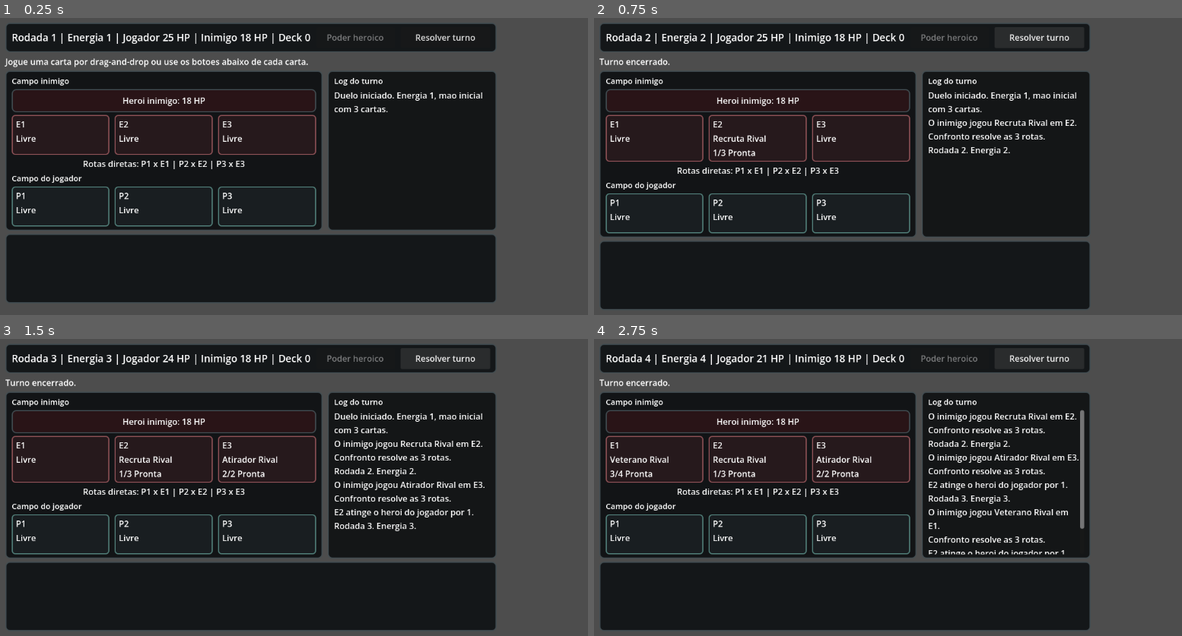
Above: before the commit, frames 1-4 (two rows, left to right).
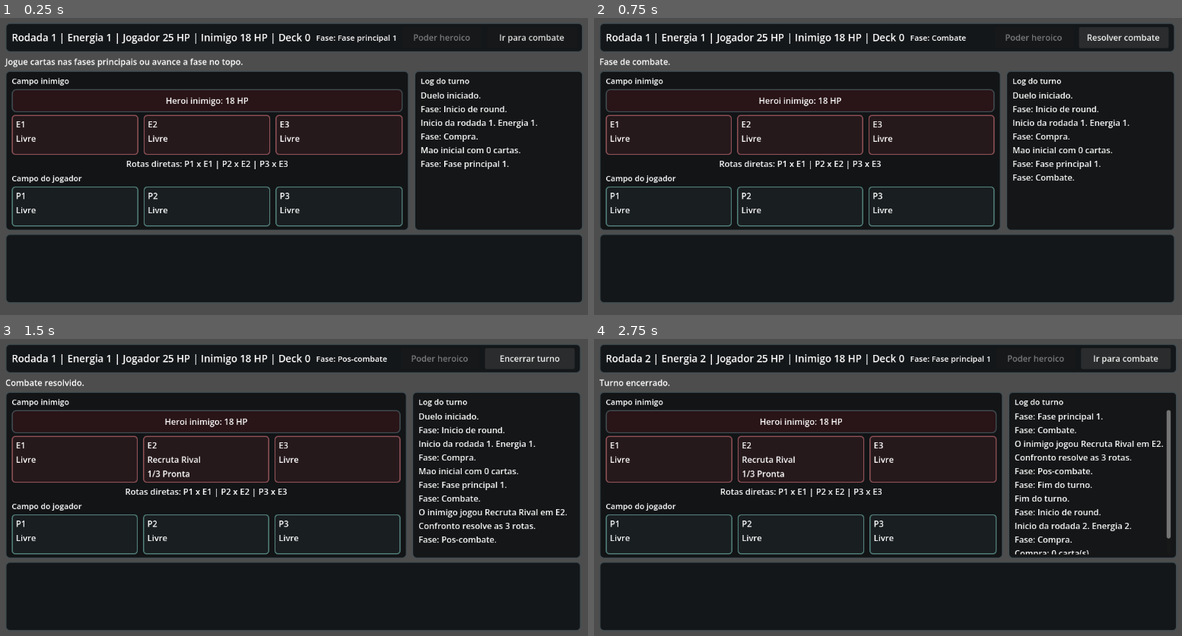
Above: after the commit, the same moments.

Repository: Bournellis/Studio
Game: Godot game, scene res://modes/battle/battle.tscn
Two runs of this game, one before a commit and one after it. Both use one fixed random seed, a clock stepped at 60 frames per second and the inputs below. This scene is started directly instead of the project's main scene.
Inputs:
- Up to frame 1 (0.25 s): no input
- Up to frame 2 (0.75 s): click "Resolver turno" (after the commit: "Ir para combate") at 0.5 s
- Up to frame 3 (1.5 s): click "Resolver turno" (after the commit: "Resolver combate") at 1.25 s
- Up to frame 4 (2.75 s): click "Resolver turno" (after the commit: "Encerrar turno") at 2 s

The runs differ from the first frame. In frame 1, 18% of the frame differs, in the area x 5-99%, y 2-96%; in frame 2, 24%, in the area x 0-99%, y 2-98%; in frame 3, 20%; in frame 4, 21%.

Commit message:
Implement RPG Turnos Cardgame Core Pass 02: explicit phase state machine
Battle engine now tracks explicit phases (round_start, draw, main_1,
combat, main_2, turn_end) with configurable phase sequences for future
variants. Automatic phases (round_start, draw, turn_end) resolve without
input; interactive phases (main_1, combat, main_2) advance through
player action.

Combat UI exposes the current phase and adapts the main action button
by phase. Card play and hero power are blocked outside main phases in
this prototype pass.

Diff:
--- a/Projetos/rpg-turnos/battle/battle_engine.gd
+++ b/Projetos/rpg-turnos/battle/battle_engine.gd
@@ -4,6 +4,21 @@
 const HAND_SIZE: int = 3
 const SLOT_COUNT: int = 3
 const ENERGY_CAP: int = 6
+const PHASE_ROUND_START: String = "round_start"
+const PHASE_DRAW: String = "draw"
+const PHASE_MAIN: String = "main"
+const PHASE_MAIN_1: String = "main_1"
+const PHASE_COMBAT: String = "combat"
+const PHASE_MAIN_2: String = "main_2"
+const PHASE_TURN_END: String = "turn_end"
+const DEFAULT_PHASE_SEQUENCE: Array = [
+	PHASE_ROUND_START,
+	PHASE_DRAW,
+	PHASE_MAIN_1,
+	PHASE_COMBAT,
+	PHASE_MAIN_2,
+	PHASE_TURN_END
+]
 
 var round_number: int = 1
 var player_health: int = 25
@@ -17,10 +32,14 @@
 var log_lines: Array[String] = []
 var outcome: String = ""
 var hero_power_used: bool = false
+var phase_sequence: Array[String] = []
+var current_phase: String = PHASE_MAIN_1
 
 var _catalog
-
-func start_battle(catalog, deck_ids: Array) -> void:
+var _phase_index: int = -1
+var _pending_draw_amount: int = HAND_SIZE
+
+func start_battle(catalog, deck_ids: Array, config: Dictionary = {}) -> void:
 	_catalog = catalog
 	round_number = 1
 	player_health = catalog.player_hero.max_health
@@ -34,8 +53,12 @@
 	log_lines = []
 	outcome = ""
 	hero_power_used = false
-	_draw_cards(HAND_SIZE)
-	_log("Duelo iniciado. Energia 1, mao inicial com 3 cartas.")
+	phase_sequence = _phase_sequence_from_config(config)
+	current_phase = ""
+	_phase_index = -1
+	_pending_draw_amount = HAND_SIZE
+	_log("Duelo iniciado.")
+	_enter_next_phase()
 
 func get_state() -> Dictionary:
 	return {
@@ -50,12 +73,16 @@
 		"enemy_slots": enemy_slots.duplicate(true),
 		"log": log_lines.duplicate(),
 		"outcome": outcome,
-		"hero_power_used": hero_power_used
+		"hero_power_used": hero_power_used,
+		"current_phase": current_phase,
+		"phase_sequence": phase_sequence.duplicate()
 	}
 
 func use_player_hero_power() -> Dictionary:
 	if outcome != "":
 		return _fail("A batalha ja terminou.")
+	if not can_play_main_actions():
+		return _fail("Poder heroico so pode ser usado em fase principal neste prototipo.")
 	if hero_power_used:
 		return _fail("Poder heroico ja usado nesta rodada.")
 	if deck.is_empty():
@@ -69,6 +96,8 @@
 func play_card_from_hand(hand_index: int, target: Dictionary) -> Dictionary:
 	if outcome != "":
 		return _fail("A batalha ja terminou.")
+	if not can_play_main_actions():
+		return _fail("Cartas so podem ser jogadas em fase principal neste prototipo.")
 	if hand_index < 0 or hand_index >= hand.size():
 		return _fail("Carta de mao invalida.")
 
@@ -87,24 +116,134 @@
 		return _play_buff_command(hand_index, card, target)
 	return _fail("Tipo de carta ainda nao suportado neste slice.")
 
-func end_player_turn() -> Dictionary:
+func advance_phase() -> Dictionary:
 	if outcome != "":
 		return {"ok": false, "message": "A batalha ja terminou."}
-
-	_run_enemy_phase()
-	_resolve_confrontation()
-	_check_outcome()
-	if outcome == "":
-		round_number += 1
-		energy = min(round_number, ENERGY_CAP)
-		hero_power_used = false
-		_draw_cards(1)
-		_log("Rodada %d. Energia %d." % [round_number, energy])
-	return {"ok": true, "message": "Turno encerrado."}
+	if not _is_player_controlled_phase(current_phase):
+		return _fail("A fase atual resolve automaticamente.")
+
+	var previous_phase: String = current_phase
+	if current_phase == PHASE_COMBAT:
+		_resolve_combat_phase()
+		_check_outcome()
+		if outcome != "":
+			return {"ok": true, "message": "Combate resolvido."}
+
+	_enter_next_phase()
+	return {"ok": true, "message": _phase_advance_message(previous_phase)}
+
+func end_player_turn() -> Dictionary:
+	return advance_phase()
+
+func can_play_main_actions() -> bool:
+	return outcome == "" and current_phase in [PHASE_MAIN, PHASE_MAIN_1, PHASE_MAIN_2]
+
+func get_phase_label() -> String:
+	match current_phase:
+		PHASE_ROUND_START:
+			return "Inicio de round"
+		PHASE_DRAW:
+			return "Compra"
+		PHASE_MAIN:
+			return "Fase principal"
+		PHASE_MAIN_1:
+			return "Fase principal 1"
+		PHASE_COMBAT:
+			return "Combate"
+		PHASE_MAIN_2:
+			return "Pos-combate"
+		PHASE_TURN_END:
+			return "Fim do turno"
+		_:
+			return "Indefinida"
+
+func get_advance_phase_label() -> String:
+	match current_phase:
+		PHASE_MAIN:
+			return "Encerrar turno"
+		PHASE_MAIN_1:
+			return "Ir para combate"
+		PHASE_COMBAT:
+			return "Resolver combate"
+		PHASE_MAIN_2:
+			return "Encerrar turno"
+		_:
+			return "Aguarde"
 
 func force_player_health(value: int) -> void:
 	player_health = value
 	_check_outcome()
+
+func _phase_sequence_from_config(config: Dictionary) -> Array[String]:
+	var configured: Array = Array(config.get("phase_sequence", DEFAULT_PHASE_SEQUENCE))
+	if configured.is_empty():
+		configured = DEFAULT_PHASE_SEQUENCE
+
+	var result: Array[String] = []
+	for phase: Variant in configured:
+		result.append(str(phase))
+	return result
+
+func _enter_next_phase() -> void:
+	if outcome != "":
+		return
+	if phase_sequence.is_empty():
+		phase_sequence = _phase_sequence_from_config({})
+
+	_phase_index += 1
+	if _phase_index >= phase_sequence.size():
+		_phase_index = 0
+
+	current_phase = phase_sequence[_phase_index]
+	_log("Fase: %s." % get_phase_label())
+	_resolve_automatic_phase()
+
+	if outcome == "" and _is_automatic_phase(current_phase):
+		_enter_next_phase()
+
+func _resolve_automatic_phase() -> void:
+	match current_phase:
+		PHASE_ROUND_START:
+			energy = min(round_number, ENERGY_CAP)
+			hero_power_used = false
+			_log("Inicio da rodada %d. Energia %d." % [round_number, energy])
+		PHASE_DRAW:
+			var requested: int = _pending_draw_amount
+			var before_count: int = hand.size()
+			_draw_cards(requested)
+			var drawn: int = hand.size() - before_count
+			if round_number == 1 and before_count == 0:
+				_log("Mao inicial com %d cartas." % drawn)
+			else:
+				_log("Compra: %d carta(s)." % drawn)
+			_pending_draw_amount = 1
+		PHASE_TURN_END:
+			_log("Fim do turno.")
+			round_number += 1
+			_pending_draw_amount = 1
+
+func _is_automatic_phase(phase: String) -> bool:
+	return phase in [PHASE_ROUND_START, PHASE_DRAW, PHASE_TURN_END]
+
+func _is_player_controlled_phase(phase: String) -> bool:
+	return phase in [PHASE_MAIN, PHASE_MAIN_1, PHASE_COMBAT, PHASE_MAIN_2]
+
+func _phase_advance_message(previous_phase: String) -> String:
+	match previous_phase:
+		PHASE_MAIN:
+			return "Turno encerrado."
+		PHASE_MAIN_1:
+			return "Fase de combate."
+		PHASE_COMBAT:
+			return "Combate resolvido."
+		PHASE_MAIN_2:
+			return "Turno encerrado."
+		_:
+			return "Fase avancada."
+
+func _resolve_combat_phase() -> void:
+	_run_enemy_phase()
+	_resolve_confrontation()
 
 func _play_permanent(hand_index: int, card, target: Dictionary) -> Dictionary:
 	var slot_index: int = int(target.get("slot", -1))
--- a/Projetos/rpg-turnos/modes/battle/battle_root.gd
+++ b/Projetos/rpg-turnos/modes/battle/battle_root.gd
@@ -7,6 +7,7 @@
 
 var engine
 var status_label: Label
+var phase_label: Label
 var feedback_label: Label
 var log_label: Label
 var enemy_hero_zone
@@ -51,6 +52,11 @@
 	status_label.add_theme_font_size_override("font_size", 19)
 	header.add_child(status_label)
 
+	phase_label = Label.new()
+	phase_label.custom_minimum_size = Vector2(150, 0)
+	phase_label.add_theme_font_size_override("font_size", 15)
+	header.add_child(phase_label)
+
 	hero_power_button = Button.new()
 	hero_power_button.text = "Poder heroico"
 	hero_power_button.custom_minimum_size = Vector2(150, 40)
@@ -172,8 +178,9 @@
 		engine.enemy_health,
 		engine.deck.size()
 	]
+	phase_label.text = "Fase: %s" % engine.get_phase_label()
 	if last_feedback == "":
-		feedback_label.text = "Jogue uma carta por drag-and-drop ou use os botoes abaixo de cada carta."
+		feedback_label.text = "Jogue cartas nas fases principais ou avance a fase no topo."
 	else:
 		feedback_label.text = last_feedback
 
@@ -189,8 +196,9 @@
 	_rebuild_slot_row(player_slots_box, "player", engine.player_slots)
 	_rebuild_hand()
 	log_label.text = "\n".join(engine.log_lines)
+	end_turn_button.text = engine.get_advance_phase_label()
 	end_turn_button.disabled = engine.outcome != ""
-	hero_power_button.disabled = engine.outcome != "" or engine.hero_power_used or engine.deck.is_empty()
+	hero_power_button.disabled = not engine.can_play_main_actions() or engine.hero_power_used or engine.deck.is_empty()
 
 	if engine.outcome != "":
 		_finish_battle()
@@ -236,7 +244,7 @@
 	call_deferred("_refresh")
 
 func _on_end_turn_pressed() -> void:
-	var result: Dictionary = engine.end_player_turn()
+	var result: Dictionary = engine.advance_phase()
 	_record_action_feedback(result)
 	_refresh()
 
@@ -256,23 +264,23 @@
 	if card.occupies_slot():
 		for lane: int in range(3):
 			var button: Button = _small_action_button("P%d" % (lane + 1))
-			button.disabled = card.cost > engine.energy or engine.player_slots[lane] != null
+			button.disabled = not engine.can_play_main_actions() or card.cost > engine.energy or engine.player_slots[lane] != null
 			button.pressed.connect(_play_hand_card_to_player_slot.bind(hand_index, lane))
 			row.add_child(button)
 	elif card.is_damage_spell():
 		var hero_button: Button = _small_action_button("Heroi")
-		hero_button.disabled = card.cost > engine.energy
+		hero_button.disabled = not engine.can_play_main_actions() or card.cost > engine.energy
 		hero_button.pressed.connect(_play_hand_card_to_enemy_hero.bind(hand_index))
 		row.add_child(hero_button)
 		for lane: int in range(3):
 			var button: Button = _small_action_button("E%d" % (lane + 1))
-			button.disabled = card.cost > engine.energy or engine.enemy_slots[lane] == null
+			button.disabled = not engine.can_play_main_actions() or card.cost > engine.energy or engine.enemy_slots[lane] == null
 			button.pressed.connect(_play_hand_card_to_enemy_slot.bind(hand_index, lane))
 			row.add_child(button)
 	elif card.is_buff_command():
 		for lane: int in range(3):
 			var button: Button = _small_action_button("P%d" % (lane + 1))
-			button.disabled = card.cost > engine.energy or engine.player_slots[lane] == null
+			button.disabled = not engine.can_play_main_actions() or card.cost > engine.energy or engine.player_slots[lane] == null
 			button.pressed.connect(_play_hand_card_to_player_slot.bind(hand_index, lane))
 			row.add_child(button)
 
--- a/Projetos/rpg-turnos/tests/unit/test_battle_engine.gd
+++ b/Projetos/rpg-turnos/tests/unit/test_battle_engine.gd
@@ -4,6 +4,11 @@
 const BattleEngineScript = preload("res://battle/battle_engine.gd")
 
 var catalog
+
+func _advance_full_round(engine) -> void:
+	engine.advance_phase()
+	engine.advance_phase()
+	engine.advance_phase()
 
 func before_all() -> void:
 	var result: Dictionary = ContentGeneratorScript.new().generate_all()
@@ -18,8 +23,46 @@
 	assert_eq(engine.hand.size(), 3)
 	assert_eq(engine.energy, 1)
 	assert_eq(engine.round_number, 1)
+	assert_eq(engine.current_phase, "main_1")
 	assert_eq(engine.player_health, 25)
 	assert_eq(engine.enemy_health, 18)
+
+func test_phase_state_machine_advances_through_manual_and_automatic_phases() -> void:
+	var engine = BattleEngineScript.new()
+	engine.start_battle(catalog, Array(catalog.starter_deck_ids))
+
+	assert_eq(engine.current_phase, "main_1")
+
+	var combat_result: Dictionary = engine.advance_phase()
+	assert_true(bool(combat_result.get("ok", false)))
+	assert_eq(engine.current_phase, "combat")
+
+	var post_combat_result: Dictionary = engine.advance_phase()
+	assert_true(bool(post_combat_result.get("ok", false)))
+	assert_eq(engine.current_phase, "main_2")
+
+	var next_round_result: Dictionary = engine.advance_phase()
+	assert_true(bool(next_round_result.get("ok", false)))
+	assert_eq(engine.current_phase, "main_1")
+	assert_eq(engine.round_number, 2)
+	assert_eq(engine.energy, 2)
+
+func test_phase_sequence_can_be_configured_for_single_main_phase_variants() -> void:
+	var engine = BattleEngineScript.new()
+	engine.start_battle(
+		catalog,
+		Array(catalog.starter_deck_ids),
+		{"phase_sequence": ["round_start", "draw", "main", "turn_end"]}
+	)
+
+	assert_eq(engine.current_phase, "main")
+	assert_eq(engine.phase_sequence, ["round_start", "draw", "main", "turn_end"])
+
+	var result: Dictionary = engine.advance_phase()
+	assert_true(bool(result.get("ok", false)))
+	assert_eq(engine.current_phase, "main")
+	assert_eq(engine.round_number, 2)
+	assert_eq(engine.energy, 2)
 
 func test_energy_scales_by_round_until_cap() -> void:
 	var deck: Array = Array(catalog.starter_deck_ids)
@@ -28,7 +71,7 @@
 	engine.start_battle(catalog, deck)
 
 	for _i: int in range(5):
-		engine.end_player_turn()
+		_advance_full_round(engine)
 
 	assert_eq(engine.round_number, 6)
 	assert_eq(engine.energy, 6)
@@ -41,7 +84,8 @@
 	assert_true(bool(result.get("ok", false)))
 	assert_false(bool(engine.player_slots[0].get("ready", false)))
 
-	engine.end_player_turn()
+	engine.advance_phase()
+	engine.advance_phase()
 
 	assert_true(bool(engine.player_slots[0].get("ready", false)))
 	assert_eq(engine.enemy_health, 18)
@@ -54,7 +98,8 @@
 	assert_true(bool(result.get("ok", false)))
 	assert_true(bool(engine.player_slots[0].get("ready", false)))
 
-	engine.end_player_turn()
+	engine.advance_phase()
+	engine.advance_phase()
 
 	assert_eq(engine.enemy_health, 16)
 
@@ -88,7 +133,20 @@
 	assert_false(bool(second_result.get("ok", false)))
 	assert_eq(engine.hand.size(), 4)
 
-	engine.end_player_turn()
+	_advance_full_round(engine)
 
 	assert_false(engine.hero_power_used)
 	assert_eq(engine.round_number, 2)
+
+func test_cards_and_hero_power_are_blocked_outside_main_phases() -> void:
+	var engine = BattleEngineScript.new()
+	engine.start_battle(catalog, Array(catalog.starter_deck_ids))
+	engine.advance_phase()
+
+	assert_eq(engine.current_phase, "combat")
+
+	var card_result: Dictionary = engine.play_card_from_hand(0, {"owner": "player", "slot": 0})
+	assert_false(bool(card_result.get("ok", false)))
+
+	var hero_result: Dictionary = engine.use_player_hero_power()
+	assert_false(bool(hero_result.get("ok", false)))
--- a/Projetos/rpg-turnos/tests/unit/test_battle_ui.gd
+++ b/Projetos/rpg-turnos/tests/unit/test_battle_ui.gd
@@ -53,7 +53,8 @@
 	add_child(root)
 	await get_tree().process_frame
 
-	assert_eq(root.end_turn_button.text, "Resolver turno")
+	assert_eq(root.phase_label.text, "Fase: Fase principal 1")
+	assert_eq(root.end_turn_button.text, "Ir para combate")
 	assert_false(root.end_turn_button.disabled)
 
 	root._play_hand_card_to_player_slot(0, 0)
@@ -61,6 +62,14 @@
 
 	assert_eq(root.engine.energy, 0)
 	assert_false(root.end_turn_button.disabled)
+
+	root._on_end_turn_pressed()
+	assert_eq(root.engine.current_phase, "combat")
+	assert_eq(root.end_turn_button.text, "Resolver combate")
+
+	root._on_end_turn_pressed()
+	assert_eq(root.engine.current_phase, "main_2")
+	assert_eq(root.end_turn_button.text, "Encerrar turno")
 
 	root._on_end_turn_pressed()
 
@@ -84,6 +93,10 @@
 	assert_eq(root.engine.hand.size(), 4)
 
 	root._on_end_turn_pressed()
+	assert_true(root.hero_power_button.disabled)
+	root._on_end_turn_pressed()
+	assert_true(root.hero_power_button.disabled)
+	root._on_end_turn_pressed()
 	assert_false(root.hero_power_button.disabled)
 	root.free()
 
Not shown, changed: Projetos/rpg-turnos/docs/first-playable-slice-smoke.md
Not shown, changed: Projetos/rpg-turnos/implementation/tracks/README.md
